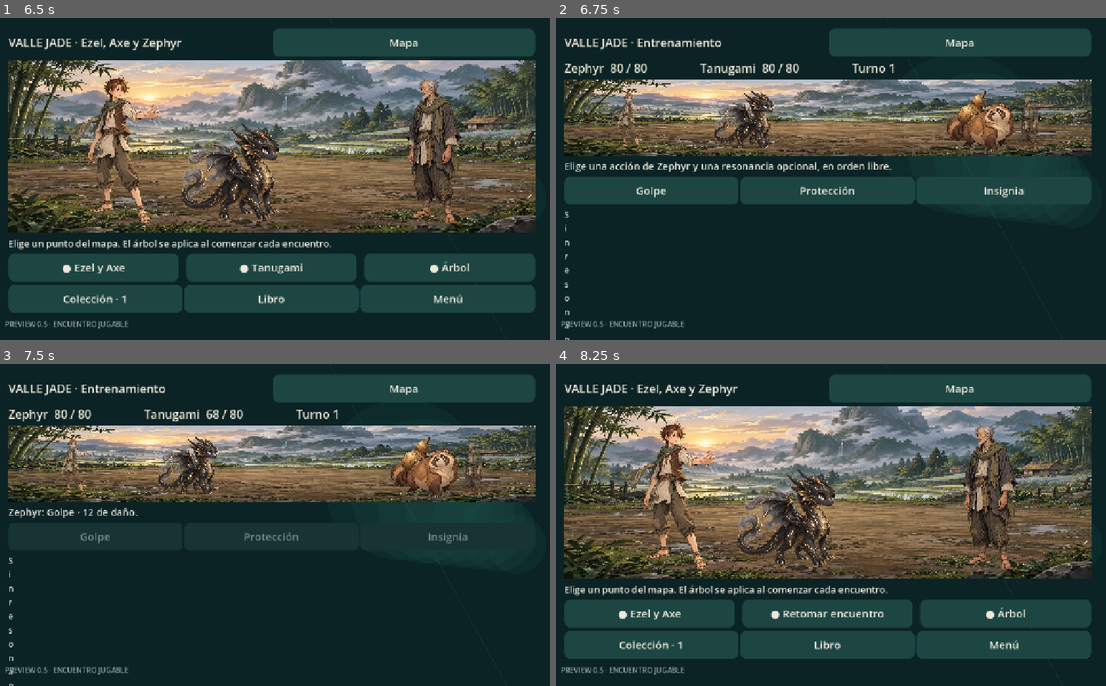
Above: before the commit, frames 1-4 (two rows, left to right).
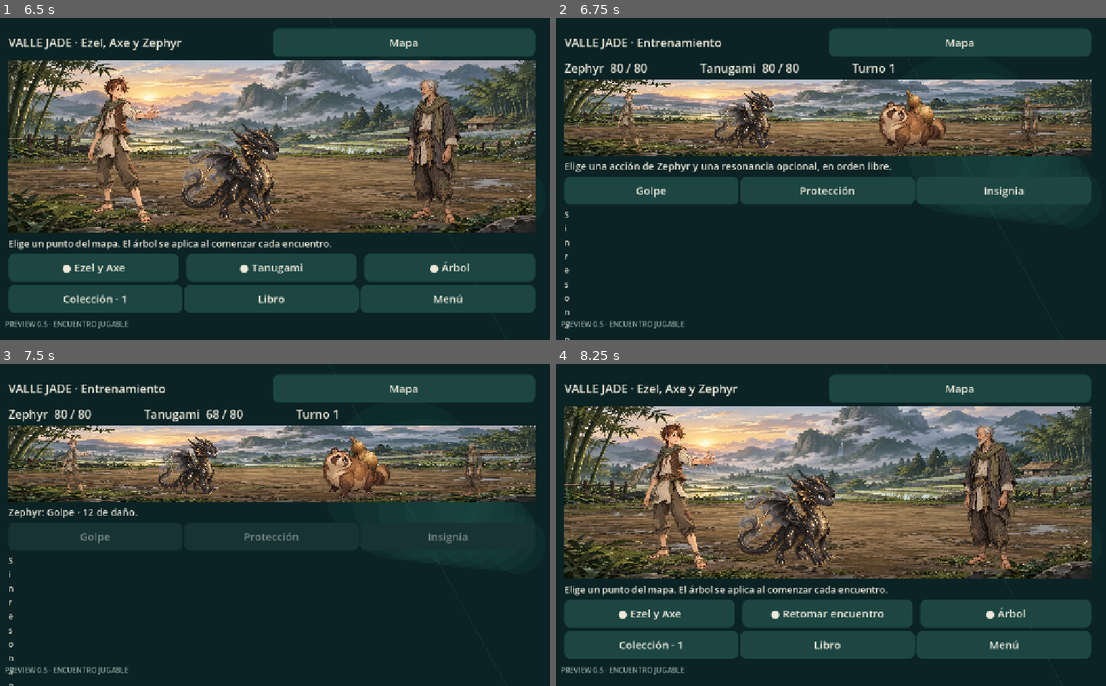
Above: after the commit, the same moments.

Repository: axenoban/karmany-monsta-android
Game: Godot game, scene res://scenes/main.tscn
The game is run twice, just before and just after one commit, with the same random seed, the same clock (stepped at 60 frames per second) and the same inputs.
Inputs:
- Up to frame 1 (6.5 s): click "Comenzar viaje" at 0.5 s; click "Volver" at 1.25 s; click "Comenzar viaje" at 2 s; click "Comenzar" at 2.75 s; click "Entrar al valle jugable" at 3.5 s; click "Mapa" at 4.25 s; click "● Ezel y Axe" at 5 s; click "Entrar al valle" at 5.75 s
- Up to frame 2 (6.75 s): click "● Tanugami" at 6.5 s
- Up to frame 3 (7.5 s): click "Golpe" at 7.25 s
- Up to frame 4 (8.25 s): click "Mapa" at 8 s

Frame 1 is identical in both runs. In frame 2, 2.4% of the frame differs, in the area x 58-84%, y 22-42%; in frame 3, 2.4%; in frame 4, nothing differs.

Commit message:
Keep left-facing Tanugami within scene bounds and clarify signature ready turn

Diff:
--- a/scripts/trial_stage.gd
+++ b/scripts/trial_stage.gd
@@ -14,14 +14,11 @@
 	mouse_filter = Control.MOUSE_FILTER_IGNORE
 	resized.connect(queue_redraw)
 
-func _actor(id: String, center: float, height: float, opacity: float = 1.0, flip: bool = false) -> void:
+func _actor(id: String, center: float, height: float, opacity: float = 1.0) -> void:
 	var art := texture(id)
 	var h := size.y * height
 	var w := h * art.get_width() / art.get_height()
 	var rect := Rect2(size.x * center - w / 2, size.y * 0.96 - h, w, h)
-	if flip:
-		rect.position.x += rect.size.x
-		rect.size.x = -rect.size.x
 	draw_texture_rect(art, rect, false, Color(1, 1, 1, opacity))
 
 func _draw() -> void:
@@ -34,9 +31,9 @@
 	elif mode == "collection":
 		_actor("zephyr", 0.34, 0.86)
 		if not App.profile.campaign.collection.is_empty():
-			_actor("tanugami", 0.66, 0.82, 1.0, true)
+			_actor("tanugami", 0.66, 0.82, 1.0)
 	else:
 		_actor("ezel", 0.12, 0.80, 0.7)
 		_actor("axe", 0.88, 0.75, 0.7)
 		_actor("zephyr", 0.34, 0.86, 0.45 if player_defeated else 1.0)
-		_actor("tanugami", 0.66, 0.82, 0.50 if enemy_defeated else 1.0, true)
+		_actor("tanugami", 0.66, 0.82, 0.50 if enemy_defeated else 1.0)
--- a/scripts/trial_ui.gd
+++ b/scripts/trial_ui.gd
@@ -109,7 +109,7 @@
 			var chosen: String = id
 			var reason := encounter.reason("karmany", chosen)
 			var name: String = Encounter.rules().actions[id].name
-			var extra := " · %d turnos" % maxi(0, int(state.ready.get(id, 0)) - state.round) if int(state.ready.get(id, 0)) > state.round else ""
+			var extra := " · T%d" % int(state.ready.get(id, 0)) if int(state.ready.get(id, 0)) > state.round else ""
 			actions.add_child(_button(name + extra, func(): _act("karmany", chosen, revision), not reason.is_empty()))
 		var resonances := HBoxContainer.new()
 		column.add_child(resonances)
